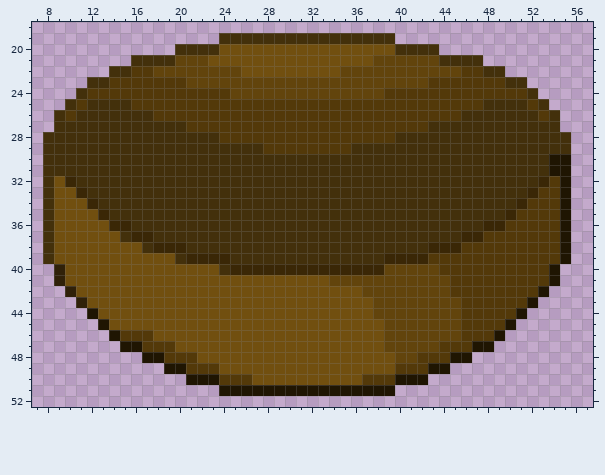
Two states of a pixel-art sprite, textures/items/bowl.png. Above, as it was before the edit.
The file is 64x64 pixels. Colours within 5 levels of each other are drawn and written as one. Shown: x 7..57, y 18..52.
New version:
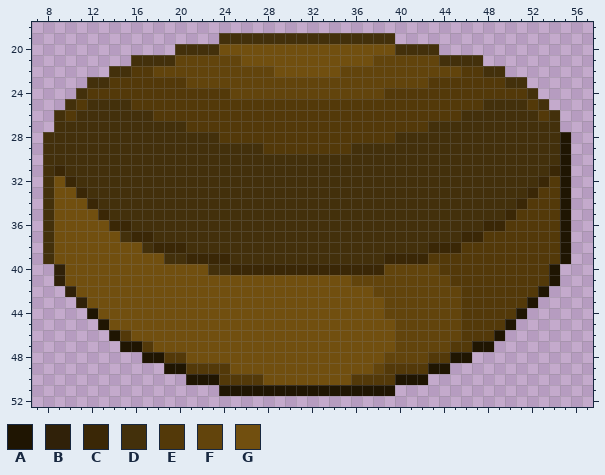
Palette (. is transparent): A #1f1502  B #302109  C #3a2706  D #43300b  E #533909  F #62440c  G #714f0f
What changed:
The edit turns colour D into colour A in rows 28 to 29 at x 55.
The edit turns colour A into colour C in row 31 at x 54.
The edit turns colour D into colour C in row 31 at x 9.
The edit turns colour A into colour D in row 30 at x 54.
The edit turns colour G into colour D in row 39 at x 19; in row 40 at x 23.
The edit turns colour G into colour E in row 49 at x 24 and 39; in row 50 at x 27 and 36.
The edit turns colour E into colour F in row 42 at x 45; in row 47 at x 44; in row 48 at x 42.
The edit turns colour G into colour F in row 21 at x 23 to 25; in row 22 at x 26 to 28; in row 48 at x 39; in row 49 at x 38.
The edit turns colour E into colour G in row 46 at x 16 to 17; in row 47 at x 18 to 19; in row 48 at x 21.
The edit turns colour F into colour G in row 41 at x 34 to 35; in row 42 at x 37; in rows 43 to 44 at x 38; in rows 45 to 47 at x 39.
Where, in picture pixels (left, top, right, bottom), the same in both pictures:
changed: (208, 55, 274, 77)
changed: (549, 132, 571, 176)
changed: (54, 165, 65, 176)
changed: (164, 253, 219, 275)
changed: (329, 275, 461, 385)
changed: (131, 330, 263, 385)
